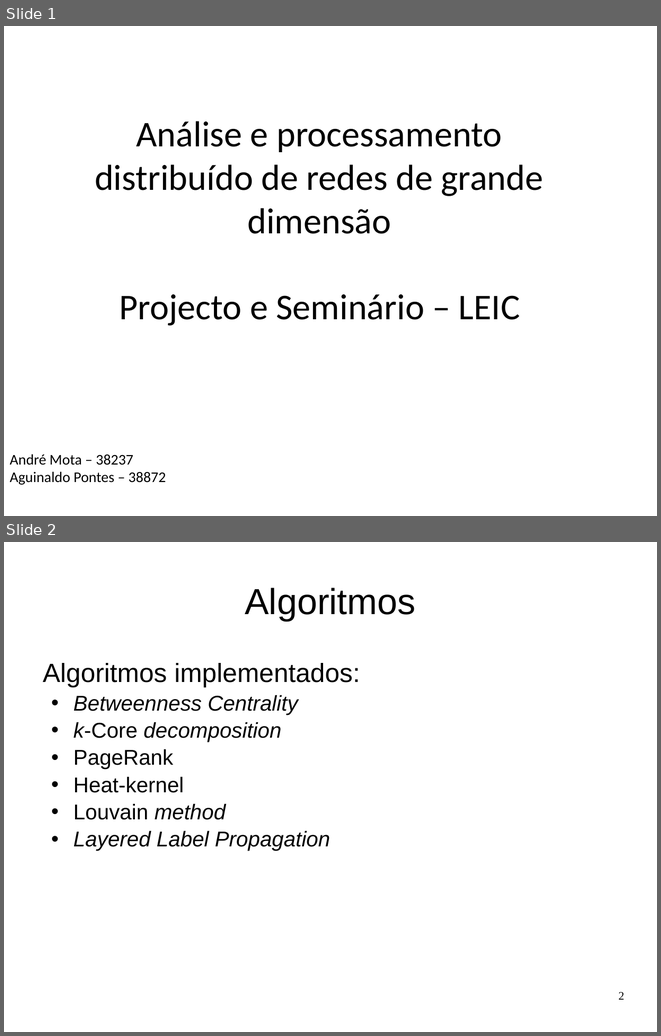
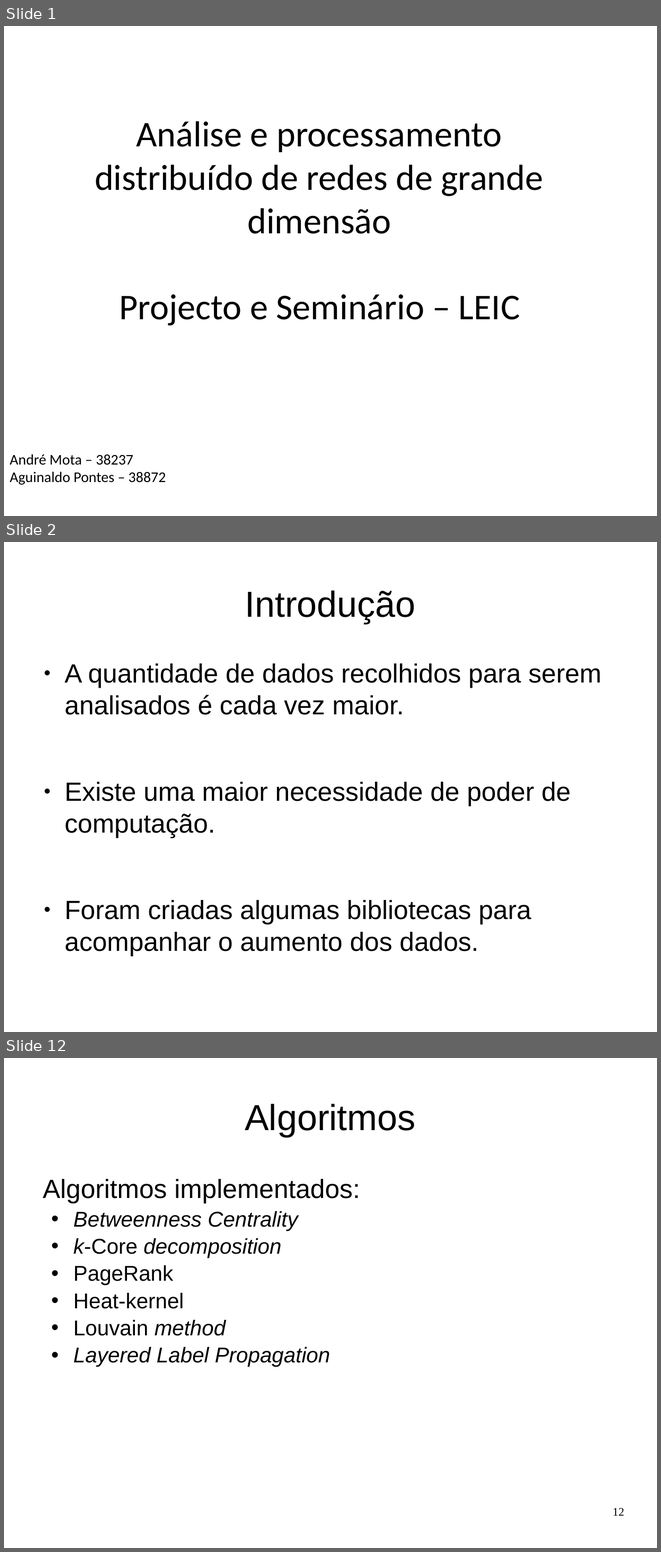
Before and after one commit to andremota/Distributed-Graph-Processing, a slide deck: docs/apresentação/apres.odp. Shown one above the other, each under a label of ours: slides 1 and 2 before the commit, slides 1, 2 and 12 after it; the slides between them are not shown. The pictures are 661x1036 and 661x1552 pixels, drawn with LibreOffice and Linux fonts; fonts in the diff are those of the drawing. Boxes give left, top, right and bottom in pixels: in the first picture for what was removed or moved away, otherwise in the second. Text is boxed around its words. In the diff, an @@ line names an element or a change of style, - is before the commit and + after.

```diff
--- a/docs/apresentação/apres.odp
+++ b/docs/apresentação/apres.odp
@@ slide 2 added at <box>4,542,657,1032</box>, background #FFFFFF @@
@@ title added at <box>245,590,416,623</box>, 44 pt, text #000000 @@
+Introdução
@@ text added at <box>64,663,601,951</box>, 32 pt, text #000000 @@
+● A quantidade de dados recolhidos para serem analisados é cada vez maior.
+● Existe uma maior necessidade de poder de computação.
+● Foram criadas algumas bibliotecas para acompanhar o aumento dos dados.
@@ what was slide 2 is now slide 12 @@
@@ page number at <box>612,1507,624,1515</box>: text changed @@
-2
+12
```
Also in this commit, not shown: 9 other slides added.
